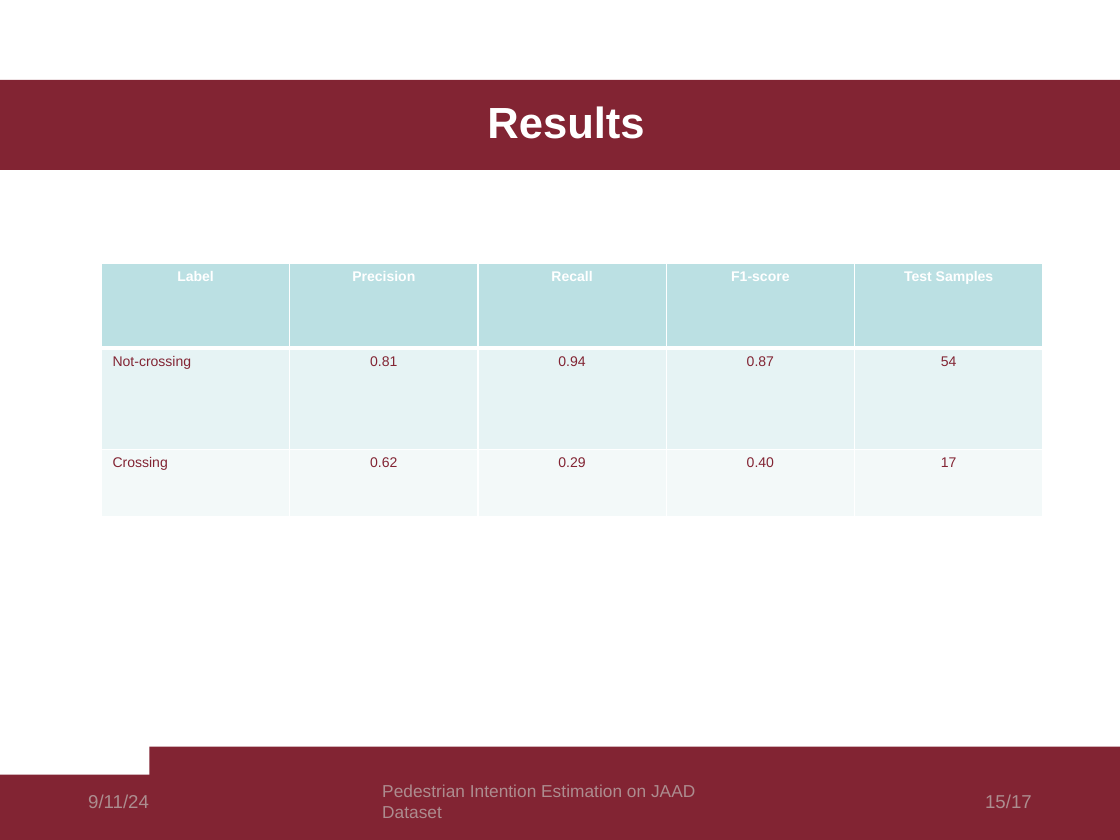
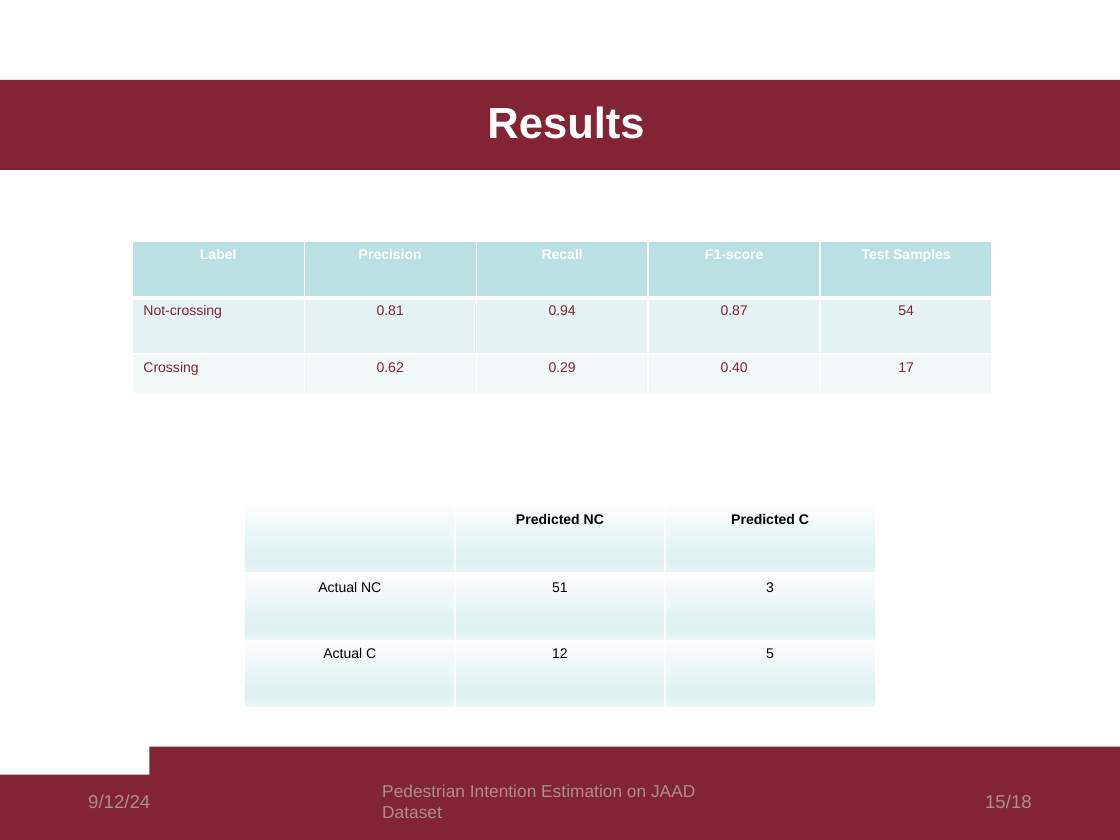
Before and after one commit to Emilianogith/CV_project, a slide deck: slide 15 of presentation/cv_presentation.pptx. Drawn at 1120x840 pixels with LibreOffice and Linux fonts; fonts in the diff are those of the drawing. Boxes give left, top, right and bottom in pixels: in the first picture for what was removed or moved away, otherwise in the second. Text is boxed around its words. In the diff, an @@ line names an element or a change of style, - is before the commit and + after.

Commit message:
update presentation

```diff
--- a/presentation/cv_presentation.pptx
+++ b/presentation/cv_presentation.pptx
@@ table: place and size @@
-table at (102, 263, 1043, 516)
+table at (132, 241, 995, 442)
@@ table added at (245, 506, 877, 708), 3 rows, 3 columns @@
+ | Predicted NC | Predicted C
+Actual NC | 51 | 3
+Actual C | 12 | 5
@@ text at (88, 794, 150, 808): text changed @@
-9/11/24
+9/12/24
@@ page number at (985, 794, 1032, 808): text changed @@
-15/17
+15/18
```
Also in this commit, not shown: 15 other slides changed, 1 slide added, 2 other files.
